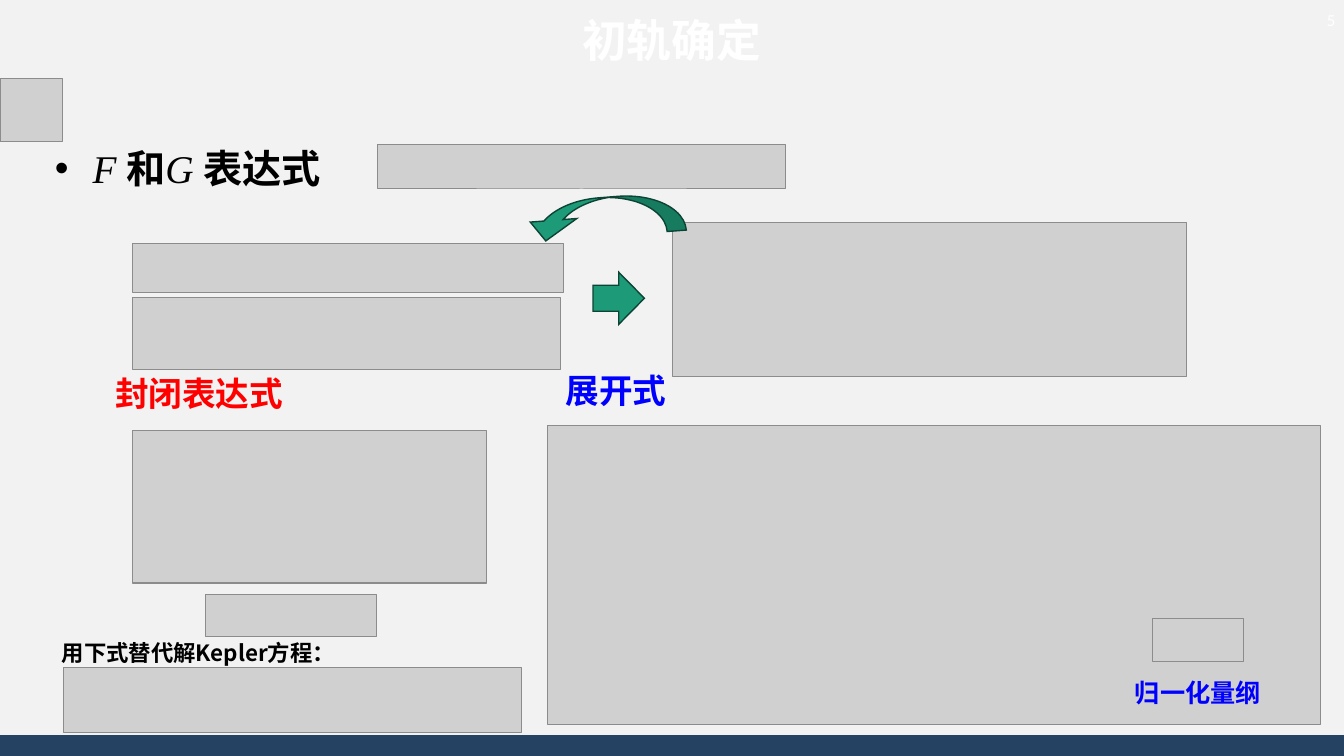
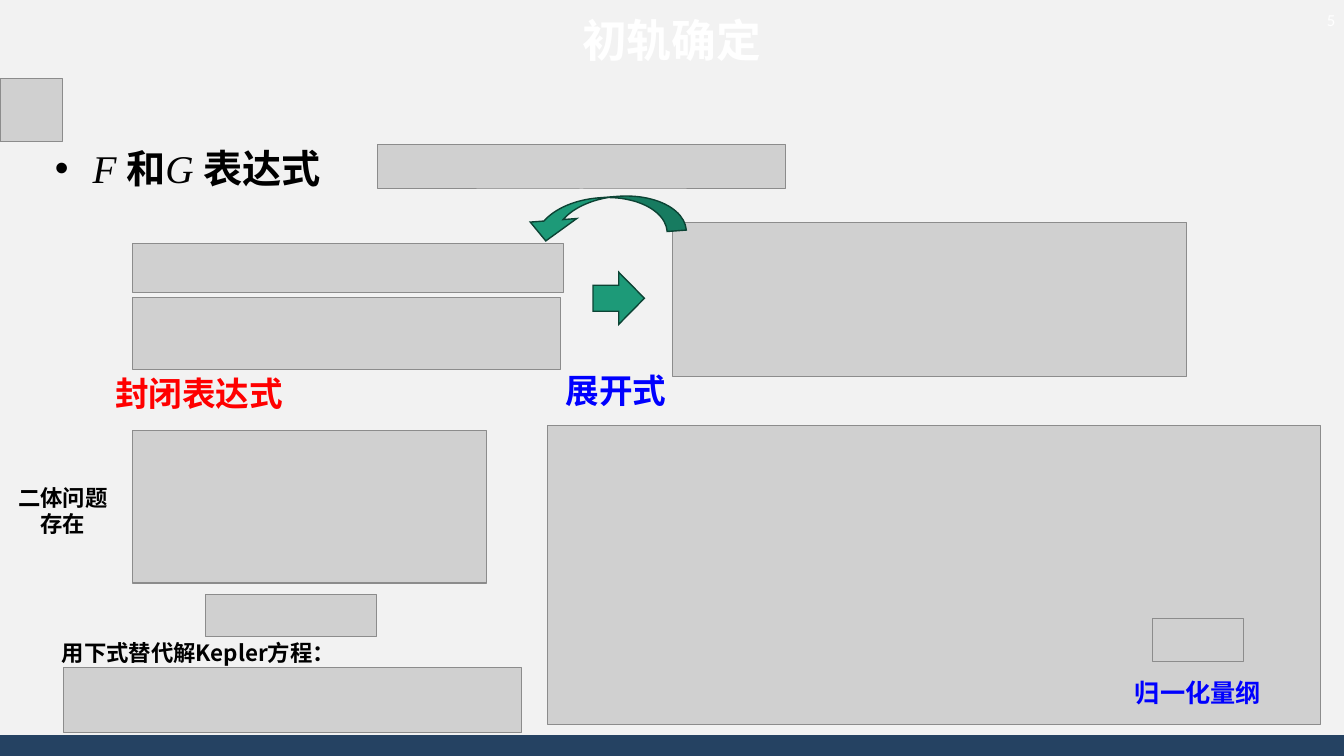
Before and after one commit to AsBackup/DAOSSA, a slide deck: slide 5 of 12 初轨确定和精密定轨原理.pptx. Drawn at 1344x756 pixels with LibreOffice and Linux fonts; fonts in the diff are those of the drawing; grey boxes stand for pictures; background and template pictures are left out. Boxes give left, top, right and bottom in pixels: in the first picture for what was removed or moved away, otherwise in the second. Text is boxed around its words. In the diff, an @@ line names an element or a change of style, - is before the commit and + after.

```diff
--- a/12 初轨确定和精密定轨原理.pptx
+++ b/12 初轨确定和精密定轨原理.pptx
@@ text added at box(18, 487, 107, 534), 16 pt, text #000000, bold @@
+二体问题
+存在
```
Also in this commit, not shown: 2 other slides changed, 2 other files.
